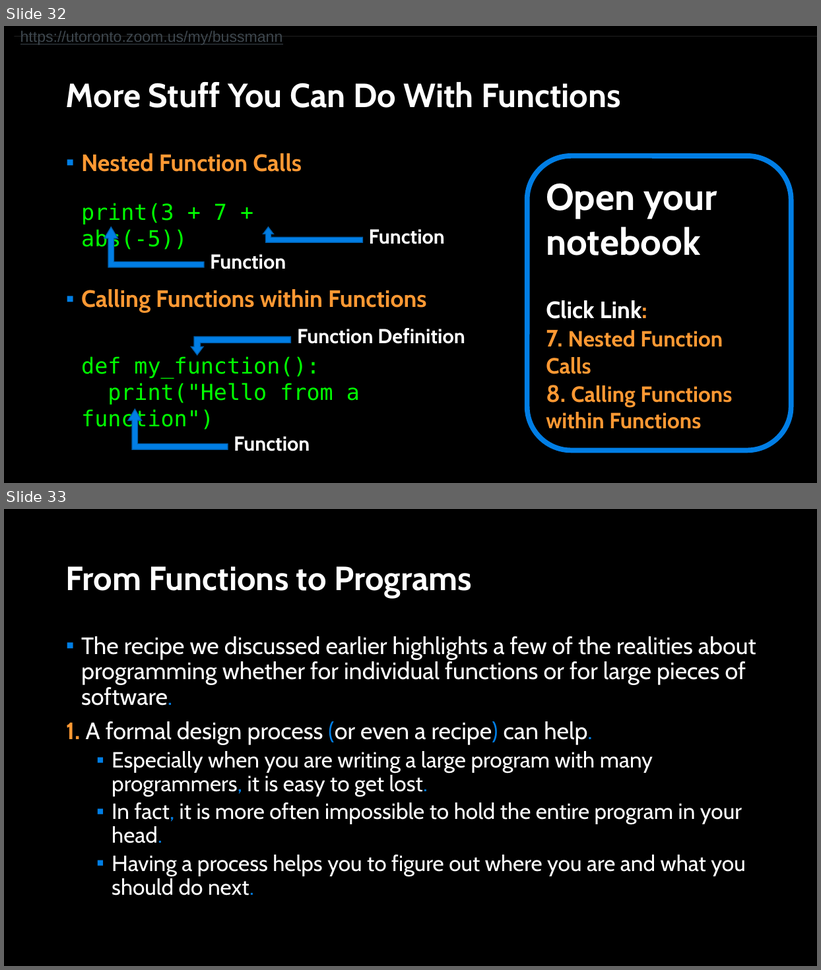
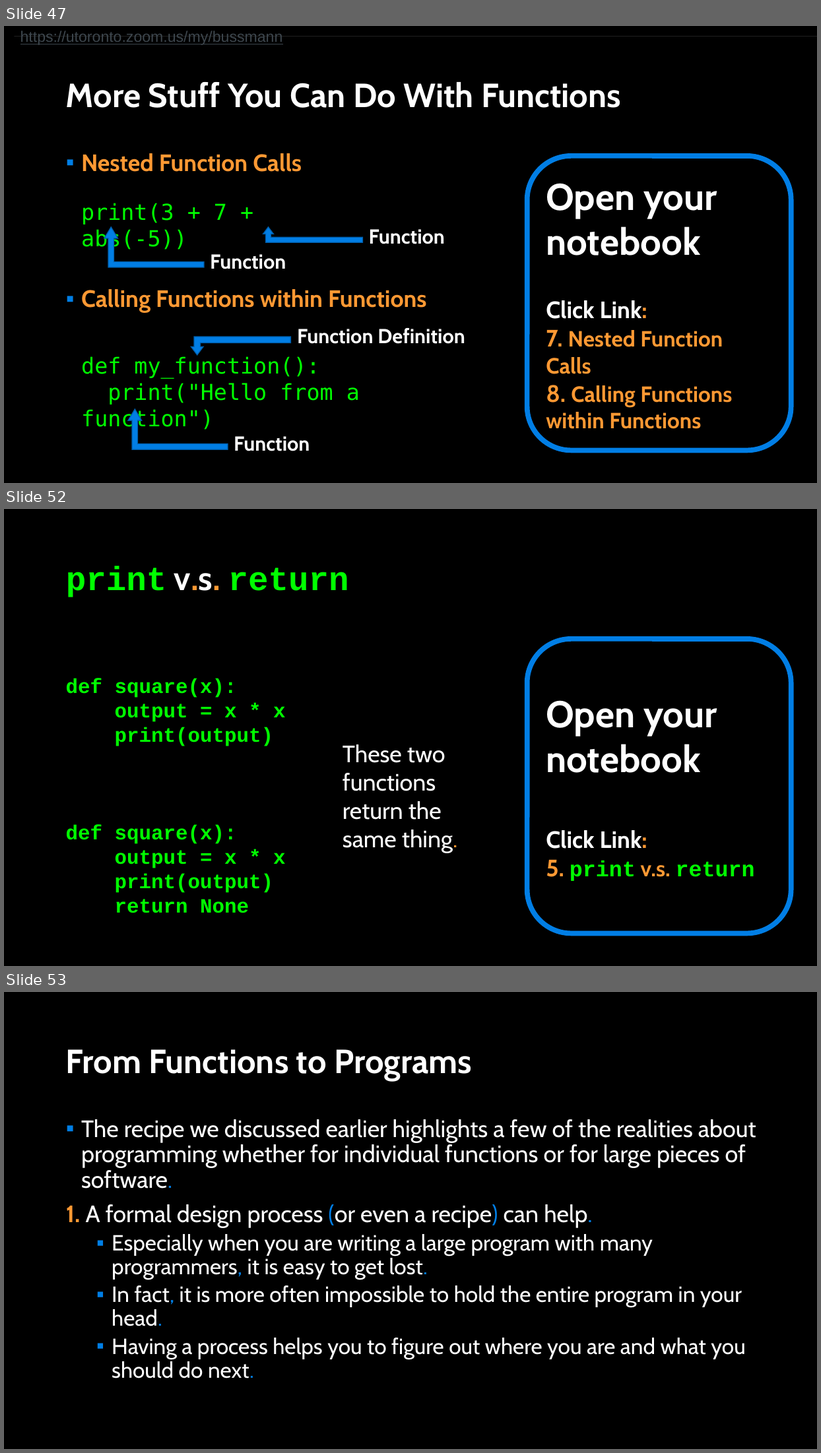
Before and after one commit to APS106/APS106-winter-2023-kinsella-goodfellow, a slide deck: lectures/week2/lecture2/slides/week2_lecture2.pptx. Shown one above the other, each under a label of ours: slides 32 and 33 before the commit, slides 47, 52 and 53 after it; the slides between them are not shown. The pictures are 821x970 and 821x1453 pixels, drawn with LibreOffice and Linux fonts; fonts in the diff are those of the drawing; background and template pictures are left out. Boxes give left, top, right and bottom in pixels: in the first picture for what was removed or moved away, otherwise in the second. Text is boxed around its words. In the diff, an @@ line names an element or a change of style, - is before the commit and + after.

Commit message:
- week2_lecture2 notebook and slide update

```diff
--- a/lectures/week2/lecture2/slides/week2_lecture2.pptx
+++ b/lectures/week2/lecture2/slides/week2_lecture2.pptx
@@ slide 52 added at bbox=[4, 509, 817, 966], background picture (left out) @@
@@ title added at bbox=[66, 566, 349, 597], 39.6 pt, text #00FF00, bold @@
+print v.s. return
@@ rounded rectangle added at bbox=[527, 639, 791, 933], outline #017EE5 6 pt, 44 pt, text #FFFFFF, bold @@
+Open your notebook
+Click Link:
+5. print v.s. return
@@ text added at bbox=[66, 679, 285, 914], 24 pt, text #00FF00, bold @@
+def square(x):
+output = x * x
+print(output)
+def square(x):
+output = x * x
+print(output)
+return None
@@ text added at bbox=[343, 745, 457, 854], 28 pt, text #FFFFFF @@
+These two functions return the same thing.
@@ what was slide 32 is now slide 47 @@
@@ what was slide 33 is now slide 53 @@
```
Also in this commit, not shown: 8 slides changed, 19 other slides added, 3 other files.
